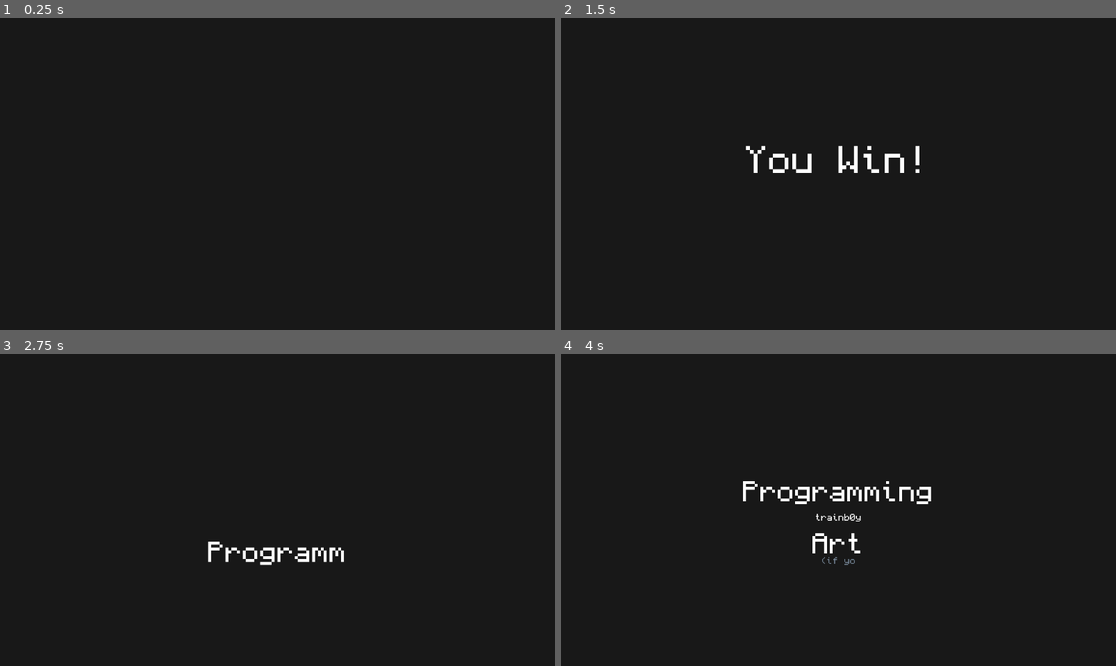
Above: before the commit, frames 1-4 (two rows, left to right).
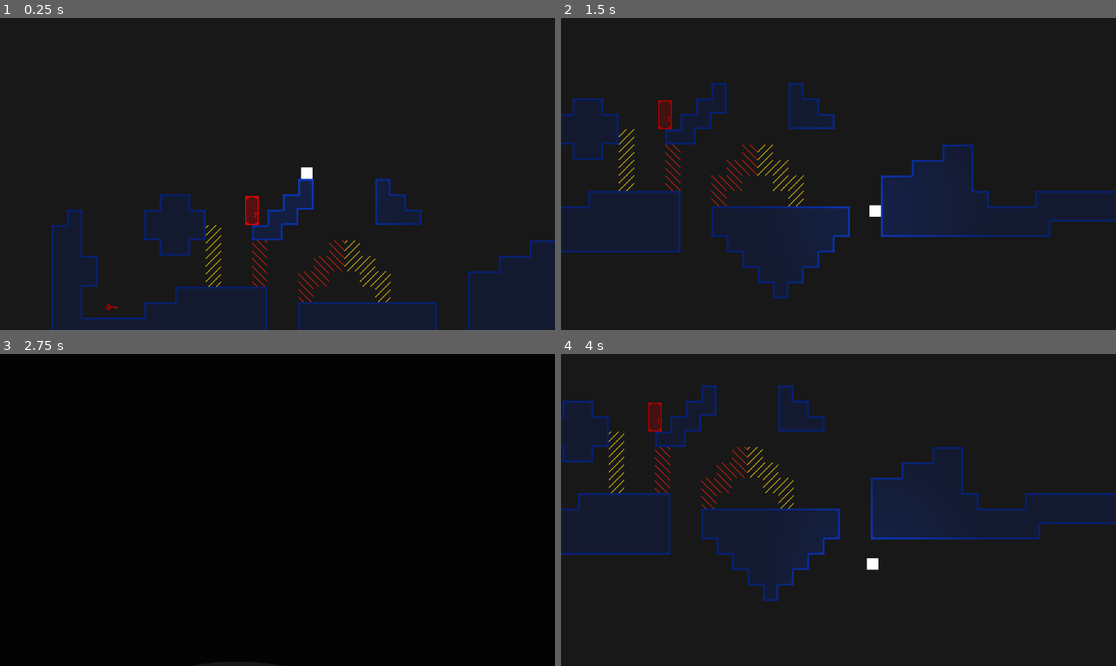
Above: after the commit, the same moments.

Repository: trainb0y/brackeys-2024-1
Game: Godot game, scene res://Scenes/test.tscn
Same seed, same stepped clock (60 frames per second), same inputs: the game is played once before the commit and once after it. Before the commit the project starts from res://Scenes/win.tscn. Sound files missing from this copy of the repository are replaced by a short silence.
Inputs:
- Up to frame 1 (0.25 s): no input
- Up to frame 2 (1.5 s): hold Right (player_right) from 0.53 s (still down); tap E (player_use) at 0.6, 1.35 s; tap Space (player_jump) at 0.77 s
- Up to frame 3 (2.75 s): tap Space (player_jump) at 1.52 s; release Right (player_right) at 2.03 s; hold Left (player_left) from 2.03 s (still down); tap E (player_use) at 2.1 s
- Up to frame 4 (4 s): release Left (player_left) at 2.78 s; hold Right (player_right) from 2.78 s (still down); tap E (player_use) at 2.85, 3.6 s; tap Space (player_jump) at 3.02, 3.77 s

The runs differ from the first frame. In frame 1, 4.2% of the frame differs, in the area x 9-100%, y 47-100%; in frame 2, 11%, in the area x 0-100%, y 20-90%; in frame 3, 0.6%; in frame 4, 11%.

Commit message:
door and flag animations

Diff:
--- a/Scenes/flag.tscn
+++ b/Scenes/flag.tscn
@@ -1,12 +1,55 @@
-[gd_scene load_steps=6 format=3 uid="uid://c3csacx10wb8k"]
+[gd_scene load_steps=12 format=3 uid="uid://c3csacx10wb8k"]
 
 [ext_resource type="Script" path="res://Scripts/flag.gd" id="1_0j0qk"]
 [ext_resource type="AudioStream" uid="uid://c7cuip1h0lm2w" path="res://Sounds/player_win.wav" id="2_wgu8u"]
-[ext_resource type="Texture2D" uid="uid://b2vkg4ogn0a5c" path="res://Sprites/flag.png" id="3_nvswb"]
+[ext_resource type="Texture2D" uid="uid://cqoyc56fv0880" path="res://Sprites/flag-sheet.png" id="3_1ng2a"]
 [ext_resource type="Texture2D" uid="uid://dbnhx56yb4rn2" path="res://Sprites/light.webp" id="4_qorii"]
 
 [sub_resource type="CircleShape2D" id="CircleShape2D_ovw6j"]
 radius = 14.0357
+
+[sub_resource type="AtlasTexture" id="AtlasTexture_u7syc"]
+atlas = ExtResource("3_1ng2a")
+region = Rect2(0, 0, 16, 16)
+
+[sub_resource type="AtlasTexture" id="AtlasTexture_ed603"]
+atlas = ExtResource("3_1ng2a")
+region = Rect2(16, 0, 16, 16)
+
+[sub_resource type="AtlasTexture" id="AtlasTexture_af347"]
+atlas = ExtResource("3_1ng2a")
+region = Rect2(32, 0, 16, 16)
+
+[sub_resource type="AtlasTexture" id="AtlasTexture_gj7uc"]
+atlas = ExtResource("3_1ng2a")
+region = Rect2(48, 0, 16, 16)
+
+[sub_resource type="AtlasTexture" id="AtlasTexture_ii1pw"]
+atlas = ExtResource("3_1ng2a")
+region = Rect2(64, 0, 16, 16)
+
+[sub_resource type="SpriteFrames" id="SpriteFrames_nmrwl"]
+animations = [{
+"frames": [{
+"duration": 1.0,
+"texture": SubResource("AtlasTexture_u7syc")
+}, {
+"duration": 1.0,
+"texture": SubResource("AtlasTexture_ed603")
+}, {
+"duration": 1.0,
+"texture": SubResource("AtlasTexture_af347")
+}, {
+"duration": 1.0,
+"texture": SubResource("AtlasTexture_gj7uc")
+}, {
+"duration": 1.5,
+"texture": SubResource("AtlasTexture_ii1pw")
+}],
+"loop": true,
+"name": &"default",
+"speed": 6.0
+}]
 
 [node name="Flag" type="Area2D"]
 script = ExtResource("1_0j0qk")
@@ -19,8 +62,10 @@
 volume_db = -10.0
 pitch_scale = 1.5
 
-[node name="Sprite2D" type="Sprite2D" parent="."]
-texture = ExtResource("3_nvswb")
+[node name="AnimatedSprite2D" type="AnimatedSprite2D" parent="."]
+sprite_frames = SubResource("SpriteFrames_nmrwl")
+autoplay = "default"
+frame_progress = 0.168314
 
 [node name="PointLight2D" type="PointLight2D" parent="."]
 energy = 2.0
--- a/Scenes/test.tscn
+++ b/Scenes/test.tscn
@@ -70,14 +70,11 @@
 script = ExtResource("3_l5xs3")
 color = Color(0.168627, 0.356863, 0.658824, 1)
 
-[node name="ToRedKey" parent="Dimensions/Blue" node_paths=PackedStringArray("spawn_point", "unlocks") instance=ExtResource("2_m8vqh")]
+[node name="ToRedKey" parent="Dimensions/Blue" node_paths=PackedStringArray("unlocks") instance=ExtResource("2_m8vqh")]
 position = Vector2(-145, 99)
-spawn_point = NodePath("../../../KeySpawn")
 unlocks = NodePath("../ToRed")
 
 [node name="ToRed" parent="Dimensions/Blue" node_paths=PackedStringArray("target") instance=ExtResource("2_qqbxm")]
-self_modulate = Color(0.698039, 0, 0, 1)
-position = Vector2(301, 18)
 target = NodePath("../../Red")
 
 [node name="TileMap" type="TileMap" parent="Dimensions/Blue"]
@@ -94,19 +91,20 @@
 script = ExtResource("3_l5xs3")
 color = Color(0.698039, 0, 0, 1)
 
-[node name="LevelEnd" parent="Dimensions/Red" instance=ExtResource("11_c7ljq")]
+[node name="Flag" parent="Dimensions/Red" instance=ExtResource("11_c7ljq")]
 position = Vector2(515, 24)
-next_level = "res://Scenes/test.tscn"
+next_level = "res://Scenes/win.tscn"
+current_level = "res://Scenes/test.tscn"
 
-[node name="ToBlueKey" parent="Dimensions/Red" node_paths=PackedStringArray("spawn_point", "unlocks") instance=ExtResource("2_m8vqh")]
+[node name="ToBlueKey" parent="Dimensions/Red" node_paths=PackedStringArray("unlocks") instance=ExtResource("2_m8vqh")]
 position = Vector2(-145, 99)
-spawn_point = NodePath("../../../KeySpawn")
 unlocks = NodePath("../ToBlue")
 
 [node name="ToBlue" parent="Dimensions/Red" node_paths=PackedStringArray("target") instance=ExtResource("2_qqbxm")]
 self_modulate = Color(0.168627, 0.356863, 0.658824, 1)
 position = Vector2(136, -47)
 target = NodePath("../../Blue")
+locked = true
 
 [node name="Spawn" type="Node2D" parent="."]
 position = Vector2(57, -39)
--- a/Scenes/win.tscn
+++ b/Scenes/win.tscn
@@ -65,6 +65,14 @@
 
 
 
+[font_size=36]
+Made in 7 days for
+Brackey's Game Jam 2024.1
+[/font_size]
+
+
+
+by
 
 
 
--- a/Scripts/creditscroll.gd
+++ b/Scripts/creditscroll.gd
@@ -3,7 +3,9 @@
 @onready var label: RichTextLabel = $RichTextLabel
 @onready var audio: AudioStreamPlayer2D = $AudioStreamPlayer2D
 
-const speed = 0.05
+const speed = 0.06
+
+var typing = false
 var cooldown: float = 0
 
 func _ready():
--- a/Scripts/door.gd
+++ b/Scripts/door.gd
@@ -2,19 +2,28 @@
 extends Area2D
 
 @export var target: Dimension
+@export var locked = false
+
 @onready var dimensions: Dimensions = get_parent().get_parent()
-@onready var player := $AudioStreamPlayer2D
+@onready var player: AudioStreamPlayer2D = $AudioStreamPlayer2D
 
 @onready var sound_open: AudioStream = preload("res://Sounds/door_open.wav")
 @onready var sound_unlock: AudioStream = preload("res://Sounds/door_unlock.wav")
 @onready var sound_fail: AudioStream = preload("res://Sounds/door_locked.wav")
 
+@onready var tex_locked: Texture = preload("res://Sprites/door-locked.png")
+@onready var tex_unlocked: Texture = preload("res://Sprites/door.png")
+@onready var tex_open: Texture = preload("res://Sprites/door-open.png")
+
 @onready var transition: Transition = Util.get_transition()
-
-var locked = true
+@onready var sprite: Sprite2D = $Sprite2D
 
 func _ready():
 	modulate = target.color
+	if locked:
+		sprite.texture = tex_locked
+	else:
+		sprite.texture = tex_unlocked
 
 func _input(event: InputEvent):
 	if Input.is_action_just_pressed("player_use"):
@@ -24,22 +33,22 @@
 
 func try_use():
 	if not locked:
-		player.stop()
 		player.stream = sound_open
 		player.play()
+		sprite.texture = tex_open
 		transition.into_black()
 		await get_tree().create_timer(0.4).timeout
 		dimensions.switch_to(target)
+		sprite.texture = tex_unlocked
 		transition.out_of_black()
 	else:
-		player.stop()
 		player.stream = sound_fail
 		player.play()
 
 
 
 func unlock():
-	player.stop()
 	player.stream = sound_unlock
 	player.play()
+	sprite.texture = tex_unlocked
 	locked = false
--- a/Scripts/key.gd
+++ b/Scripts/key.gd
@@ -1,7 +1,6 @@
 class_name Key
 extends CharacterBody2D
 
-@export var spawn_point: Node2D
 @export var unlocks: Door
 
 const follow_distance: float = 150
@@ -10,21 +9,21 @@
 
 var target: Player = null
 var offset: Vector2 = Vector2.ZERO
-var dir = 1
+var t_dir = 1
+
+var spawn_point: Vector2
 
 func _ready():
-	position = spawn_point.position
-	print(unlocks.target.color)
+	spawn_point = position
 	modulate = unlocks.target.color
-
 
 func _physics_process(delta: float):
 	if target == null:
 		# budget tweening
 		position -= offset
-		offset = offset + Vector2(0, delta * dir * 10)
+		offset = offset + Vector2(0, delta * t_dir * 10)
 		if abs(offset.y) > 5:
-			dir = -dir
+			t_dir = -t_dir
 		position += offset
 		return
 	if target.position.distance_squared_to(position) > follow_distance * follow_distance:
--- a/project.godot
+++ b/project.godot
@@ -11,7 +11,7 @@
 [application]
 
 config/name="Brackeys-2024-1"
-run/main_scene="res://Scenes/win.tscn"
+run/main_scene="res://Scenes/test.tscn"
 config/features=PackedStringArray("4.2", "GL Compatibility")
 boot_splash/bg_color=Color(0.0509804, 0.0509804, 0.0509804, 1)
 config/icon="res://Sprites/icon.svg"
Binary file added: Sprites/door-locked.png
Not shown, added: Sprites/door-locked.png.import
Binary file added: Sprites/door-open.png
Not shown, added: Sprites/door-open.png.import
Binary file changed: Sprites/door.png
Binary file added: Sprites/flag-sheet.png
Not shown, added: Sprites/flag-sheet.png.import
